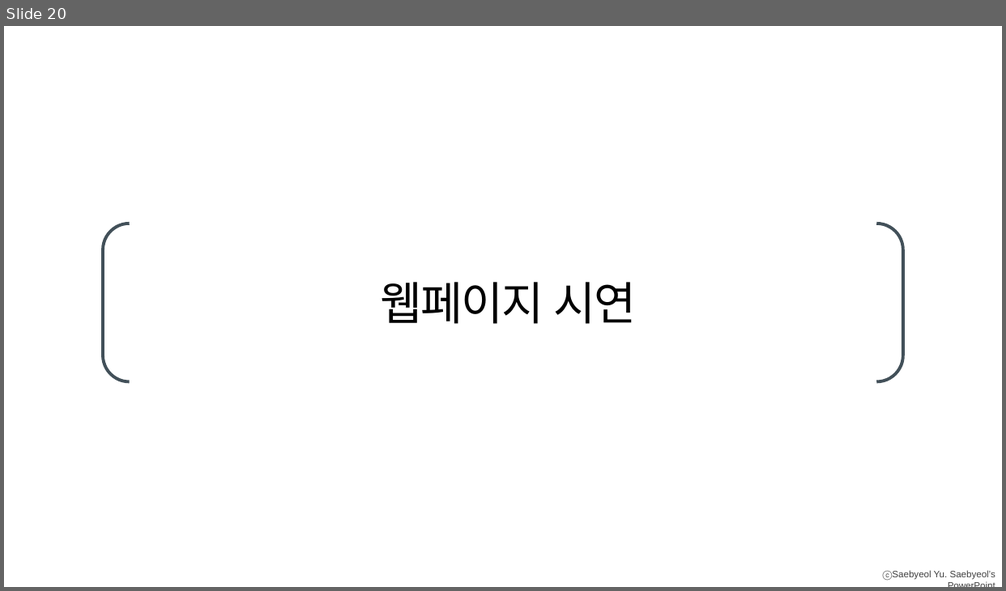
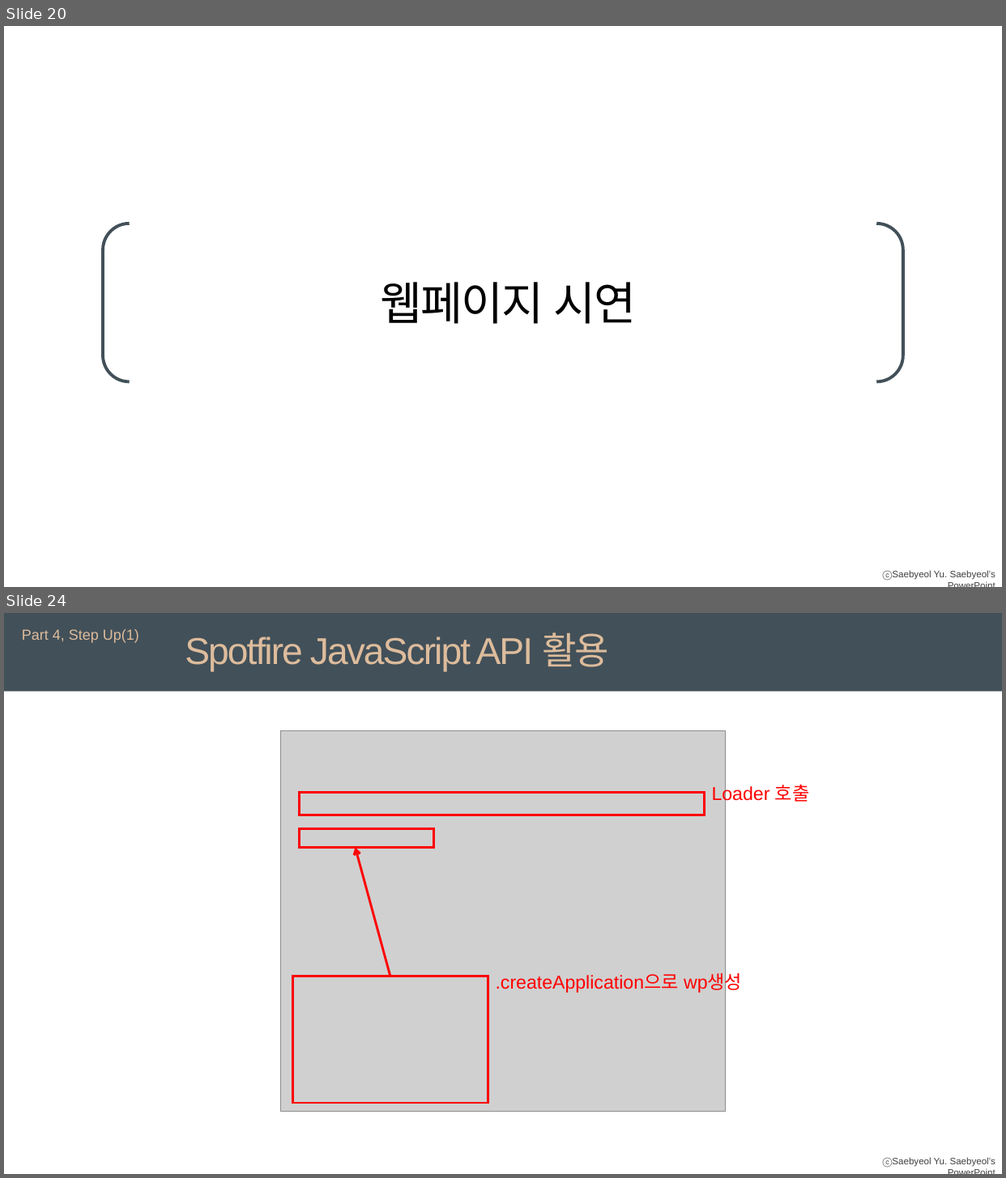
Before and after one commit to arsene-03/MashUp-SpotfireJsApi, a slide deck: Mash-up과제 소개.pptx. Shown one above the other, each under a label of ours: slide 20 before the commit, slides 20 and 24 after it; the slides between them are not shown. The pictures are 1006x591 and 1006x1178 pixels, drawn with LibreOffice and Linux fonts; fonts in the diff are those of the drawing; grey boxes stand for pictures; background and template pictures are left out. Boxes give left, top, right and bottom in pixels: in the first picture for what was removed or moved away, otherwise in the second. Text is boxed around its words. In the diff, an @@ line names an element or a change of style, - is before the commit and + after.

```diff
--- a/Mash-up과제 소개.pptx
+++ b/Mash-up과제 소개.pptx
@@ slide 24 added at [4, 613, 1002, 1174], background #FFFFFF; not listed: 1 template element that a slide beside it also shows @@
@@ rectangle added at [4, 613, 1002, 692], fill #425059 @@
@@ text added at [22, 629, 139, 643], 14 pt, text #DDBC9C @@
+Part 4, Step Up(1)
@@ text added at [185, 632, 609, 672], 36 pt, text #DDBC9C @@
+Spotfire JavaScript API 활용
@@ picture added at [281, 730, 725, 1111] @@
@@ rectangle added at [299, 792, 704, 815], outline #FF0000 2.25 pt @@
@@ text added at [712, 784, 810, 804], 18 pt, text #FF0000 @@
+Loader 호출
@@ rectangle added at [299, 828, 434, 847], outline #FF0000 2.25 pt @@
@@ arrow added from (390, 977) to (355, 847), #FF0000 2.25 pt @@
@@ rectangle added at [293, 977, 488, 1103], outline #FF0000 2.25 pt @@
@@ text added at [496, 973, 742, 993], 18 pt, text #FF0000 @@
+.createApplication으로 wp생성
```
Also in this commit, not shown: 4 slides changed, 9 other slides added, 2 other files.
